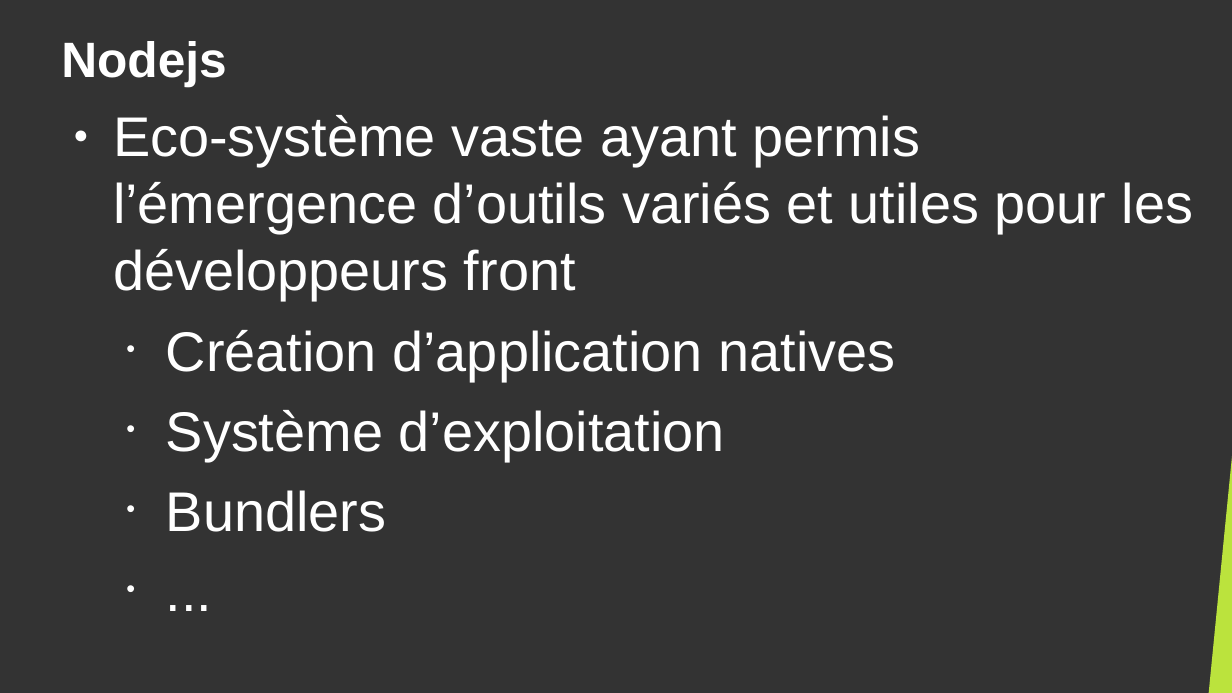
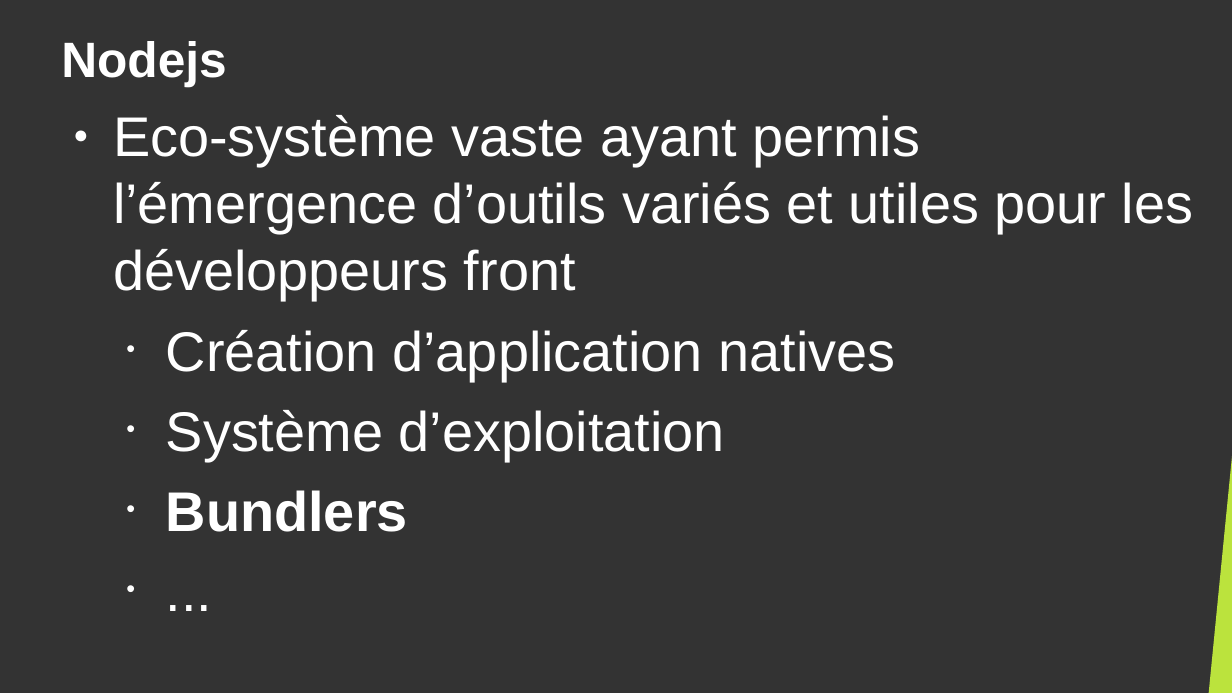
Before and after one commit to DanYellow/cours, a slide deck: slide 4 of developpement-front-s5/travaux-pratiques/numero-4/presentation.odp. Drawn at 1232x693 pixels with LibreOffice and Linux fonts; fonts in the diff are those of the drawing. Boxes give left, top, right and bottom in pixels: in the first picture for what was removed or moved away, otherwise in the second. Text is boxed around its words. In the diff, an @@ line names an element or a change of style, - is before the commit and + after.

```diff
--- a/developpement-front-s5/travaux-pratiques/numero-4/presentation.odp
+++ b/developpement-front-s5/travaux-pratiques/numero-4/presentation.odp
@@ text at box(166, 490, 408, 532): bold on in "Bundlers" @@
```
Also in this commit, not shown: 13 other slides changed, 2 slides added, 4 other files.
